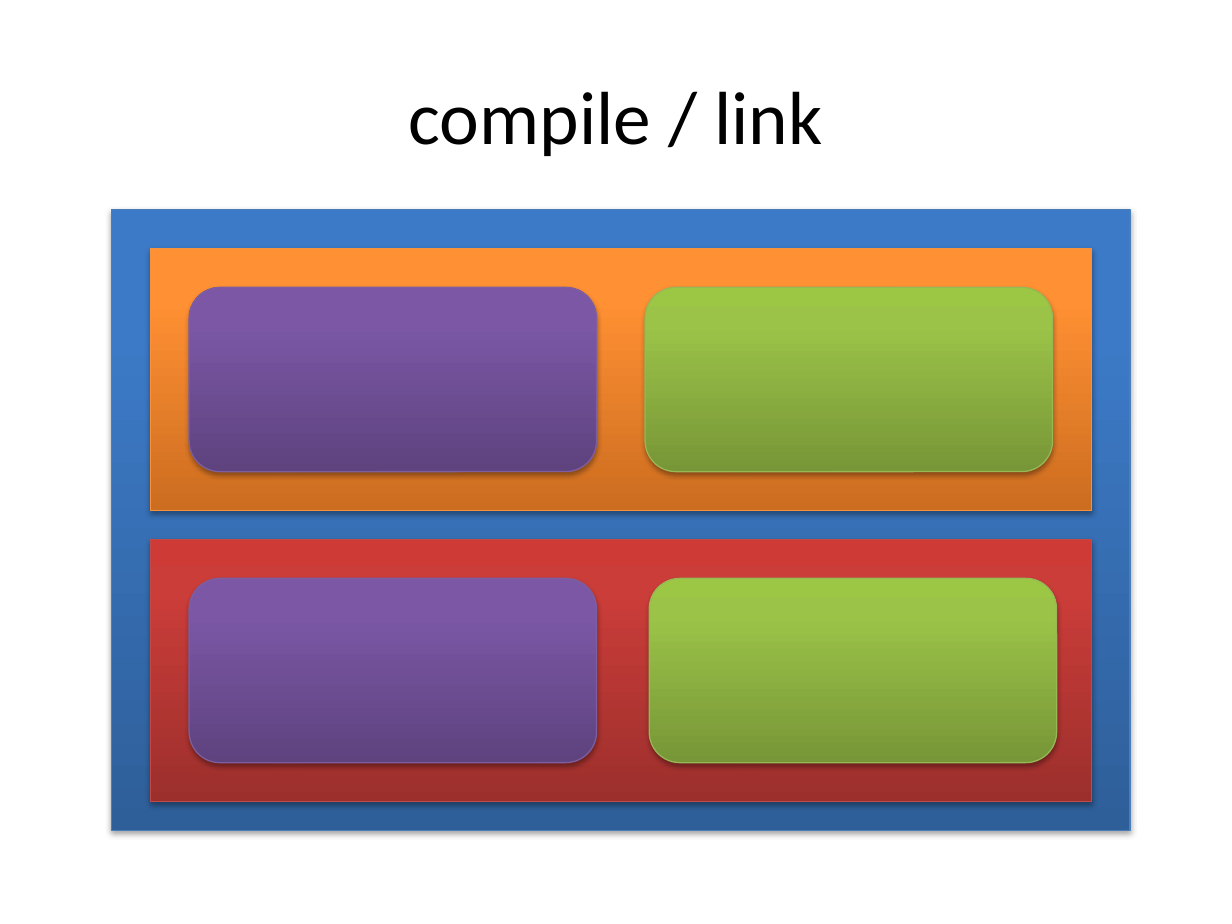
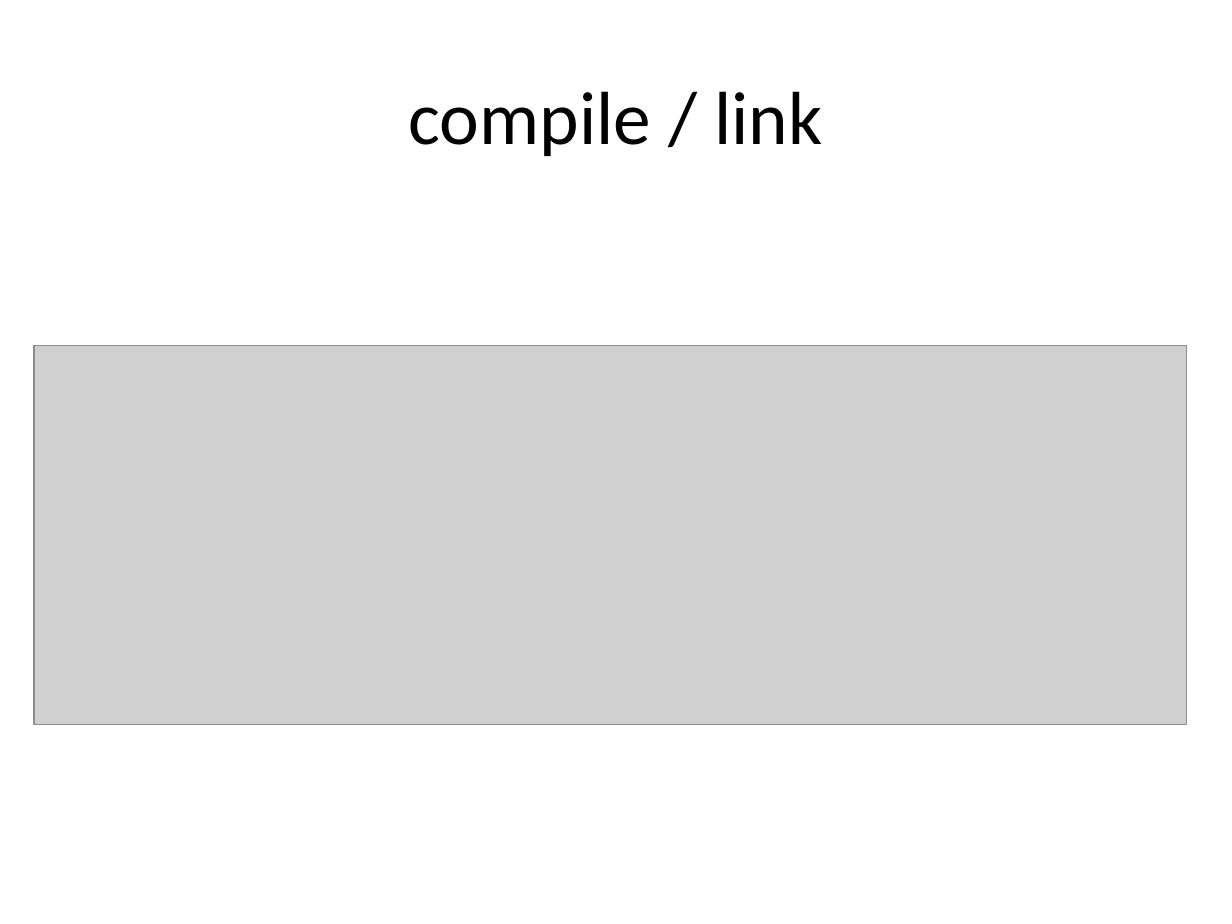
Before and after one commit to lhkingkong/angularjs-taller, a slide deck: slide 31 of material/AngularJS Taller.pptx. Drawn at 1232x924 pixels with LibreOffice and Linux fonts; fonts in the diff are those of the drawing; grey boxes stand for pictures. Boxes give left, top, right and bottom in pixels: in the first picture for what was removed or moved away, otherwise in the second. Text is boxed around its words. In the diff, an @@ line names an element or a change of style, - is before the commit and + after.

```diff
--- a/material/AngularJS Taller.pptx
+++ b/material/AngularJS Taller.pptx
@@ rectangle removed at [112,209,1131,830] @@
@@ rectangle removed at [150,249,1092,511] @@
@@ rounded rectangle removed at [190,287,598,472] @@
@@ rounded rectangle removed at [646,287,1053,472] @@
@@ picture added at [34,346,1186,726] @@
@@ rectangle removed at [150,540,1092,802] @@
@@ rounded rectangle removed at [190,578,598,763] @@
@@ rounded rectangle removed at [649,578,1057,763] @@
```
Also in this commit, not shown: 5 other slides changed, 30 other files.
